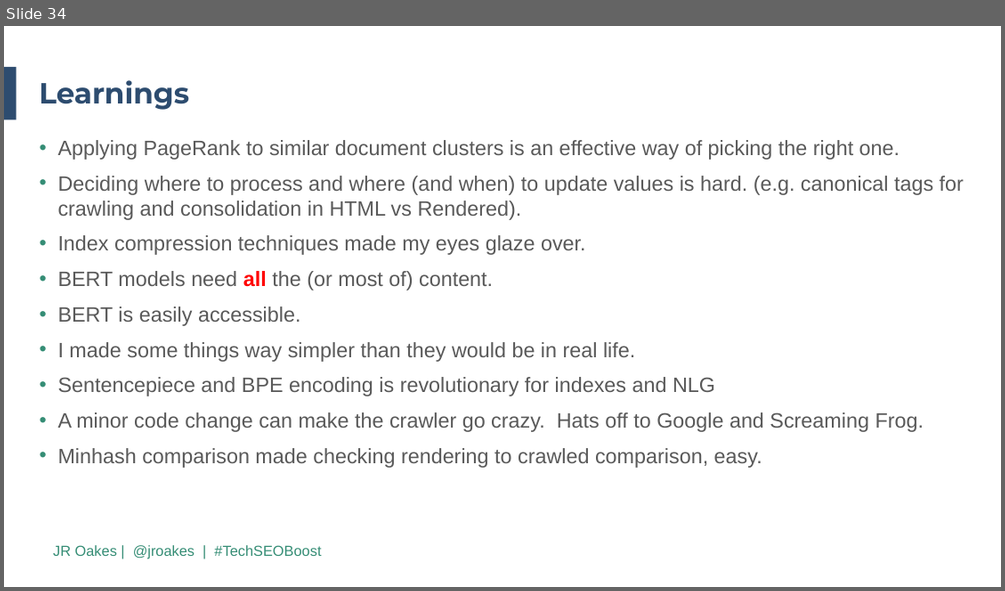
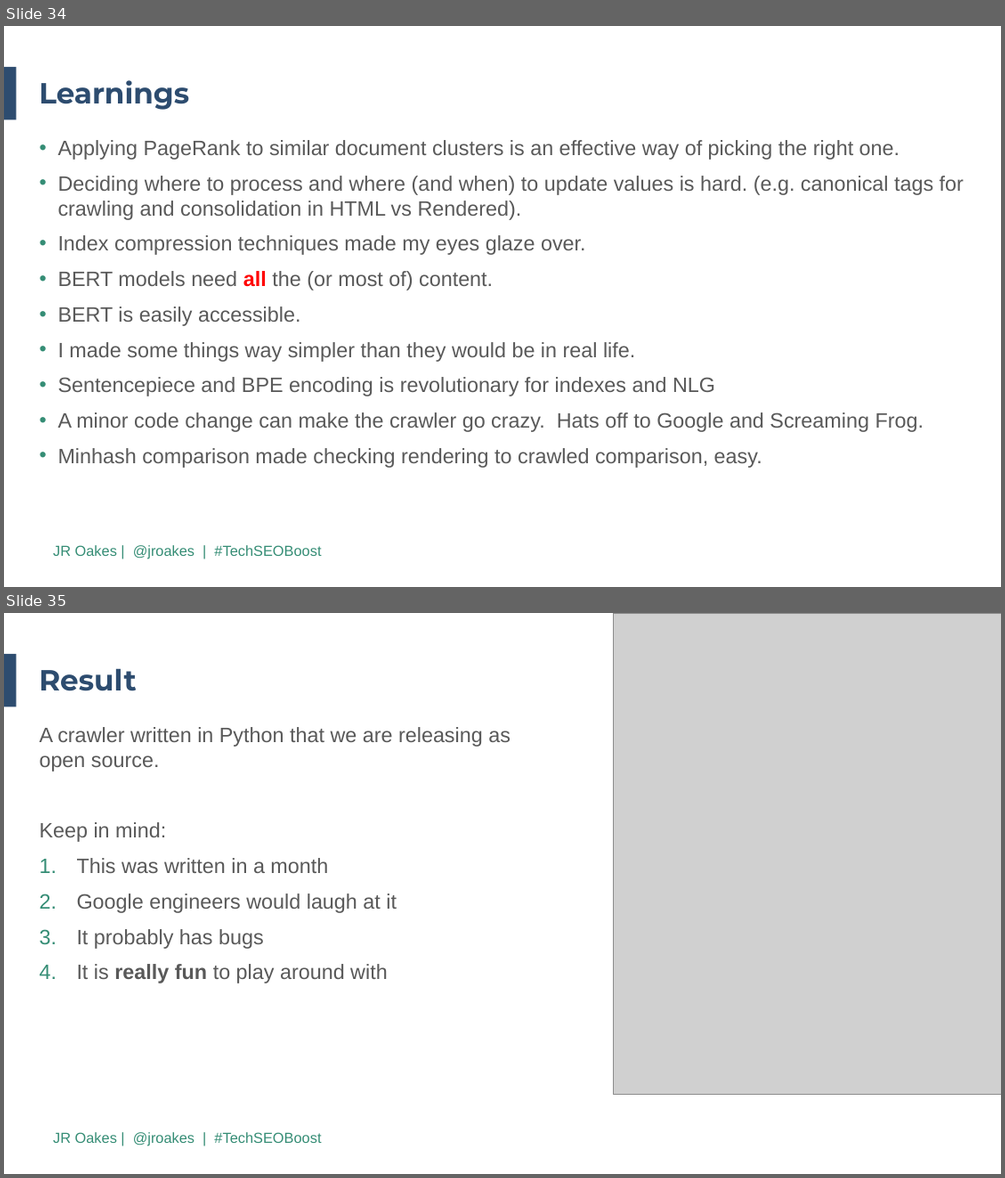
Before and after one commit to jroakes/tech-seo-crawler, a slide deck: etc/2019 TechSEO Boost PPT Template.revJR.pptx. Shown one above the other, each under a label of ours: slide 34 before the commit, slides 34 and 35 after it. The pictures are 1005x591 and 1005x1178 pixels, drawn with LibreOffice and Linux fonts; fonts in the diff are those of the drawing; grey boxes stand for pictures; background and template pictures are left out. Boxes give left, top, right and bottom in pixels: in the first picture for what was removed or moved away, otherwise in the second. Text is boxed around its words. In the diff, an @@ line names an element or a change of style, - is before the commit and + after.

```diff
--- a/etc/2019 TechSEO Boost PPT Template.revJR.pptx
+++ b/etc/2019 TechSEO Boost PPT Template.revJR.pptx
@@ slide 35 added at bbox=[4, 613, 1001, 1174], background #FFFFFF; not listed: 2 template elements that a slide beside it also shows @@
@@ picture added at bbox=[613, 613, 1001, 1094] @@
@@ title added at bbox=[39, 668, 137, 691], 28 pt, text #2D4C6F, bold @@
+Result
@@ text added at bbox=[40, 727, 510, 983], 20 pt, text #595959 @@
+A crawler written in Python that we are releasing as open source.
+Keep in mind:
+1. This was written in a month
+2. Google engineers would laugh at it
+3. It probably has bugs
+4. It is really fun to play around with
```
Also in this commit, not shown: 3 slides changed, 2 other slides added, 2 slides removed, 4 other files.
